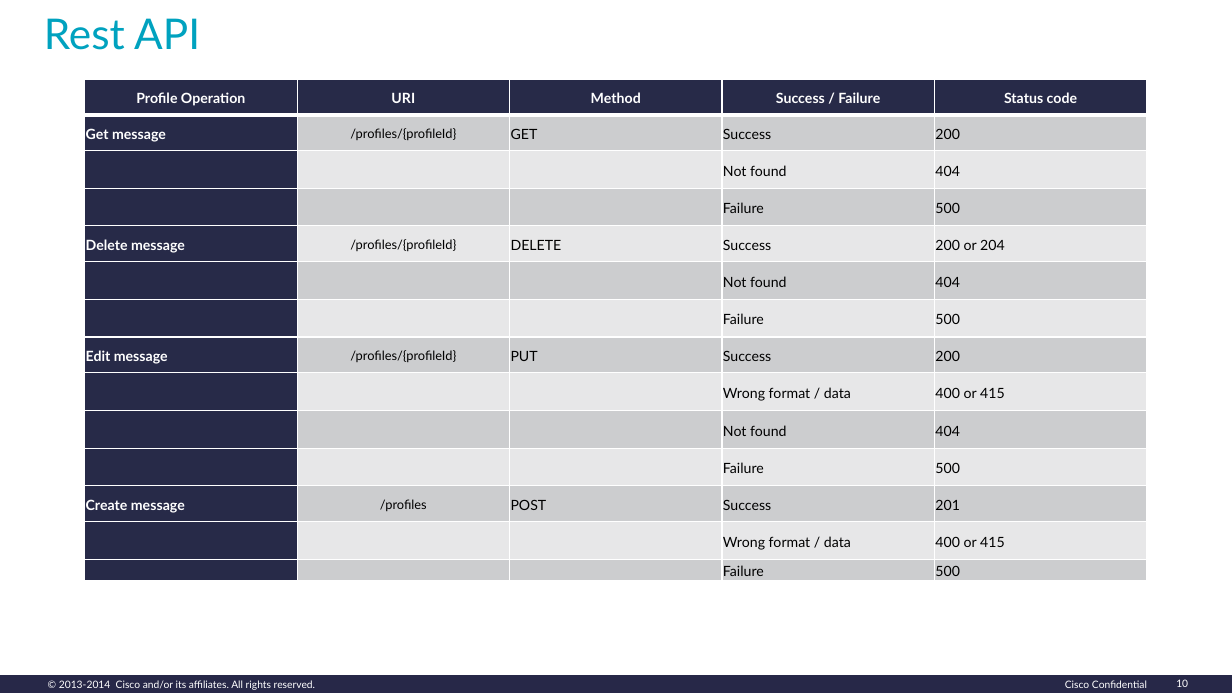
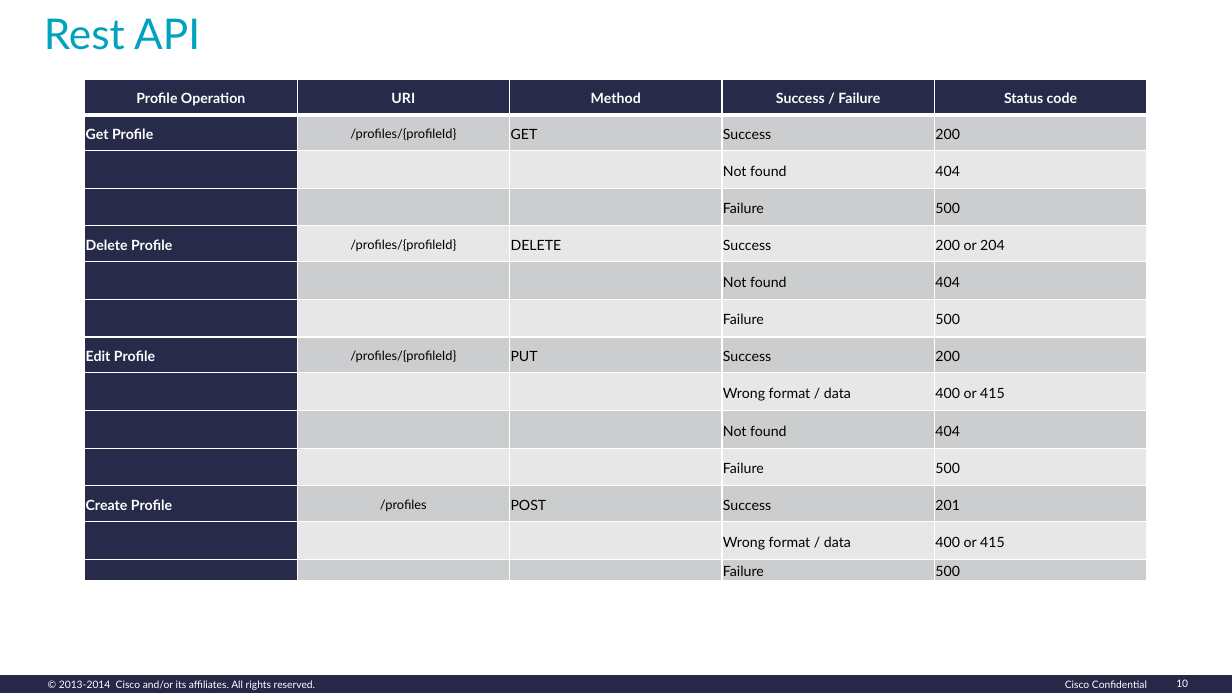
Before and after one commit to suprusty/blog, a slide deck: slide 10 of CMAD_CISCOBLOG.pptx. Drawn at 1232x693 pixels with LibreOffice and Linux fonts; fonts in the diff are those of the drawing. Boxes give left, top, right and bottom in pixels: in the first picture for what was removed or moved away, otherwise in the second. Text is boxed around its words. In the diff, an @@ line names an element or a change of style, - is before the commit and + after.

```diff
--- a/CMAD_CISCOBLOG.pptx
+++ b/CMAD_CISCOBLOG.pptx
@@ table at <box>85,79,1148,581</box> @@
-row 2, column 1: Get message
+row 2, column 1: Get Profile
-row 5, column 1: Delete message
+row 5, column 1: Delete Profile
-row 8, column 1: Edit message
+row 8, column 1: Edit Profile
-row 12, column 1: Create message
+row 12, column 1: Create Profile
```
Also in this commit, not shown: 7 other slides changed, 35 other files.
